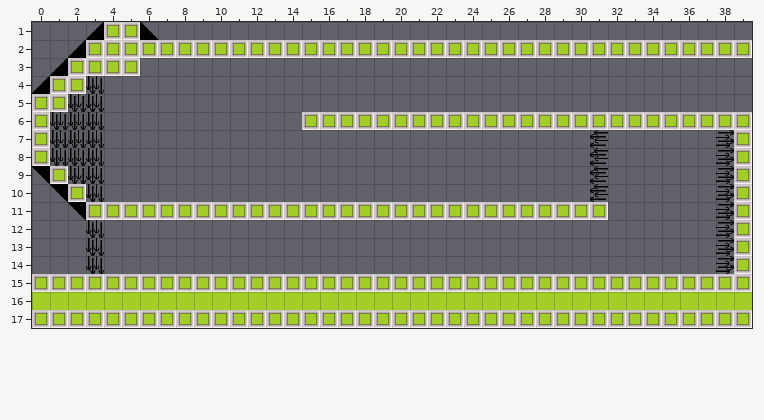
Tiled map: Assets/Other Assets/Chunks/Chunk_H_6B.tmx. Above: the version before the commit.
Cells are 32x32 px. Shown: x 0..39, y 1..17.
Once edited:
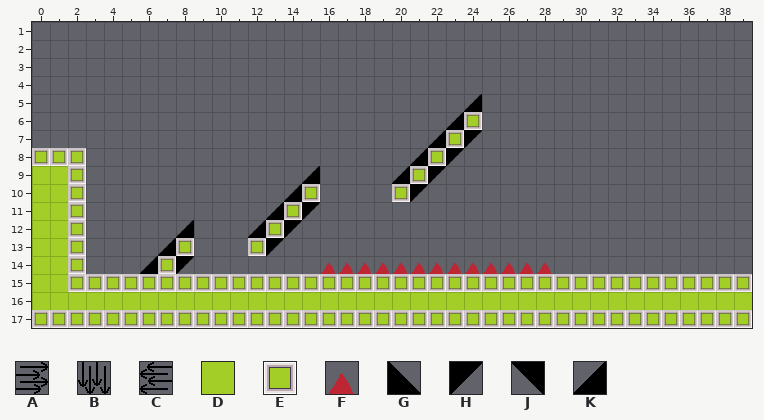
Key: from "Tileset": A 1, B 3, C 4, D 10, E 11, F 31, G 40, H 41, J 42, K 43.
_ is an empty cell.
Edits made:
Layer "Tile Layer 1":
Tile E becomes tile D in row 9 at x 1; in row 15 at x 0 to 1.
Tile J becomes tile D in row 9 at x 0; in row 10 at x 1.
The author put tile D in row 10 at x 0; in rows 11 to 14 at x 0 to 1.
Tile B becomes tile E in row 8 at x 1 to 2; in row 9 at x 2.
Tile J becomes tile E in row 11 at x 2.
The author put tile E in row 7 at x 23; in row 8 at x 22; in row 9 at x 21; in row 10 at x 15 and 20; in row 12 at x 2 and 13; in row 13 at x 2, 8 and 12.
The author put tile E in row 14 at x 2 and 7.
The author put tile F in row 14 at x 16 to 28.
Tile E becomes tile H in row 11 at x 15.
The author put tile H in row 7 at x 24; in row 8 at x 23; in row 9 at x 22; in row 10 at x 21; in row 12 at x 14; in row 13 at x 13.
The author put tile H in row 14 at x 8.
Tile E becomes tile K in row 6 at x 23; in row 11 at x 13.
The author put tile K in row 5 at x 24; in row 7 at x 22; in row 8 at x 21; in row 9 at x 15 and 20; in row 10 at x 14; in row 12 at x 8 and 12.
The author put tile K in row 13 at x 7; in row 14 at x 6.
Tile A is gone in rows 7 to 14 at x 38.
Tile B is gone in row 4 at x 3; in row 5 at x 2 to 3; in rows 6 to 7 at x 1 to 3; in rows 8 to 10 at x 3; in rows 12 to 14 at x 3.
Tile C is gone in rows 7 to 10 at x 31.
Tile E is gone in row 1 at x 4 to 5; in row 2 at x 3 to 39; in row 3 at x 2 to 5; in row 4 at x 1 to 2; in row 5 at x 0 to 1; in row 6 at x 0, 15 to 22 and 25 to 39.
Tile E is gone in row 7 at x 0 and 39; in rows 8 to 10 at x 39; in row 11 at x 3 to 12, 16 to 31 and 39; in rows 12 to 14 at x 39.
Tile G is gone in row 1 at x 6.
Tile K is gone in row 1 at x 3; in row 2 at x 2; in row 3 at x 1; in row 4 at x 0.
